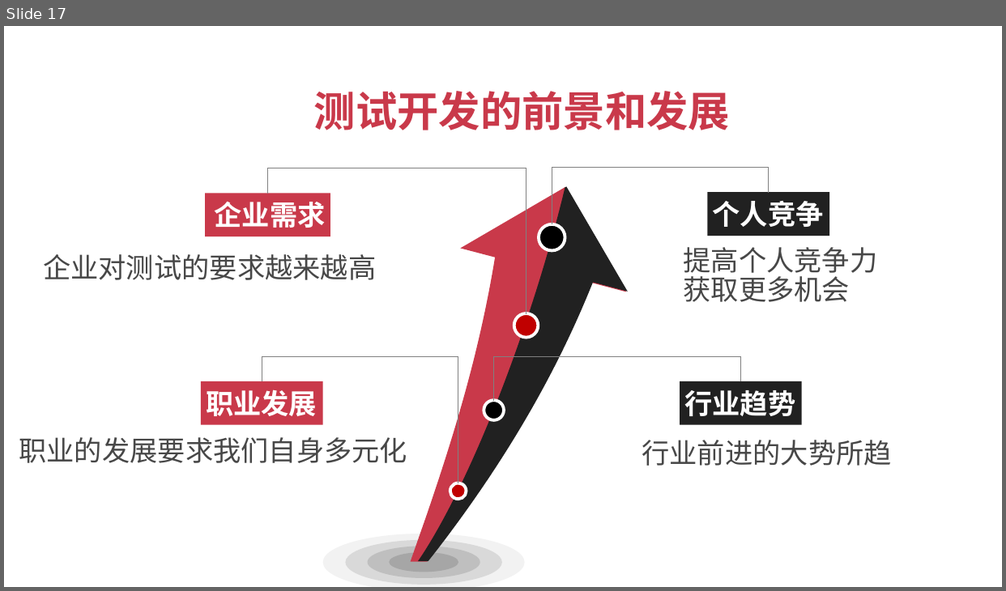
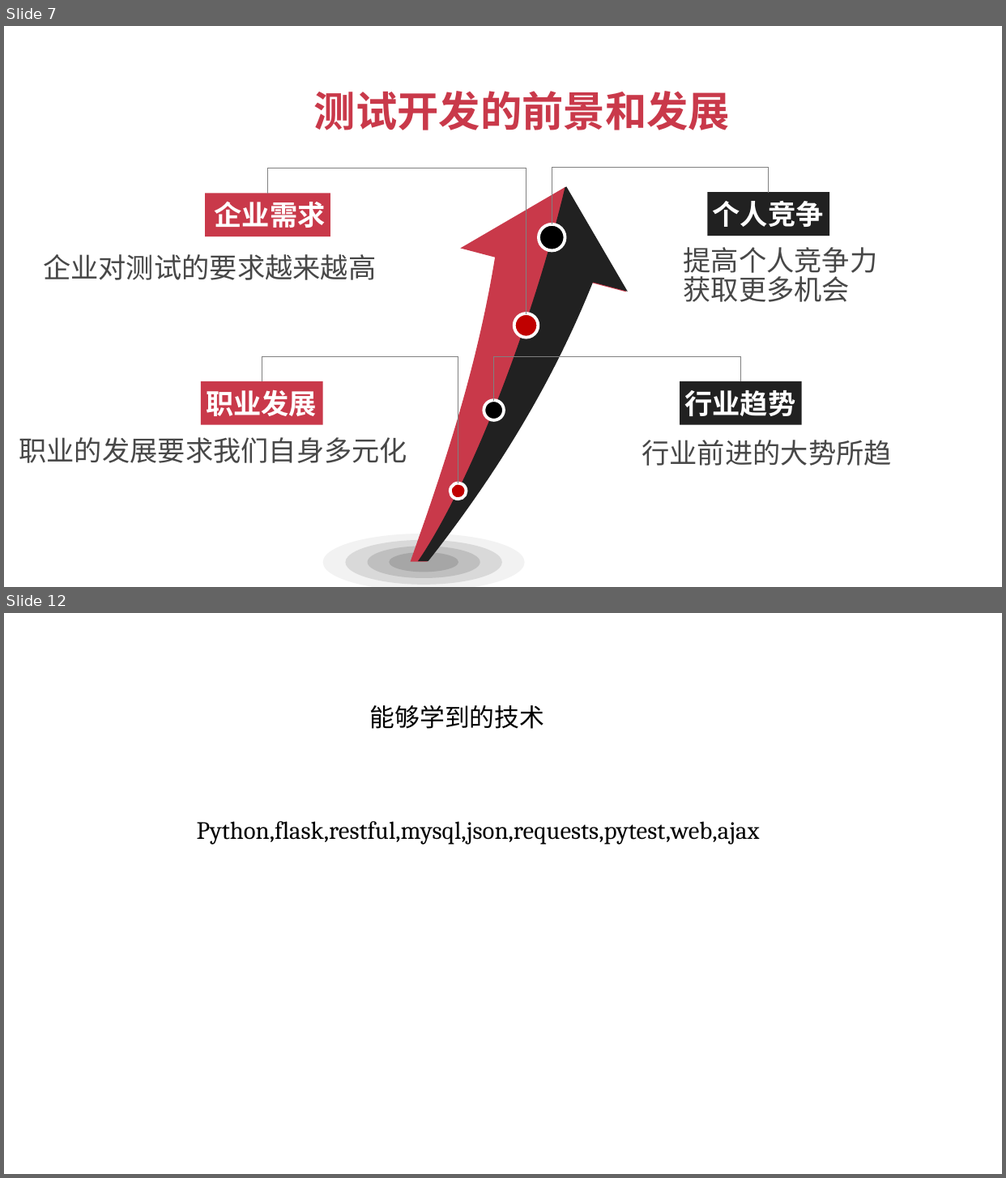
Before and after one commit to fengzhou/Nahsor, a slide deck: docs/测试开发实战课程演练V1.2.pptx. Shown one above the other, each under a label of ours: slide 17 before the commit, slides 7 and 12 after it; the slides between them are not shown. The pictures are 1006x591 and 1006x1178 pixels, drawn with LibreOffice and Linux fonts; fonts in the diff are those of the drawing. Boxes give left, top, right and bottom in pixels: in the first picture for what was removed or moved away, otherwise in the second. Text is boxed around its words. In the diff, an @@ line names an element or a change of style, - is before the commit and + after.

```diff
--- a/docs/测试开发实战课程演练V1.2.pptx
+++ b/docs/测试开发实战课程演练V1.2.pptx
@@ slide 12 added at [4,613,1002,1174], background #FFFFFF @@
@@ text added at [370,705,545,729], 18 pt, text #000000 @@
+能够学到的技术
@@ text added at [197,821,760,845], 18 pt, text #000000 @@
+Python,flask,restful,mysql,json,requests,pytest,web,ajax
@@ what was slide 17 is now slide 7 @@
```
Also in this commit, not shown: 5 slides changed, 3 other slides added, 8 slides removed, 2 other files.
